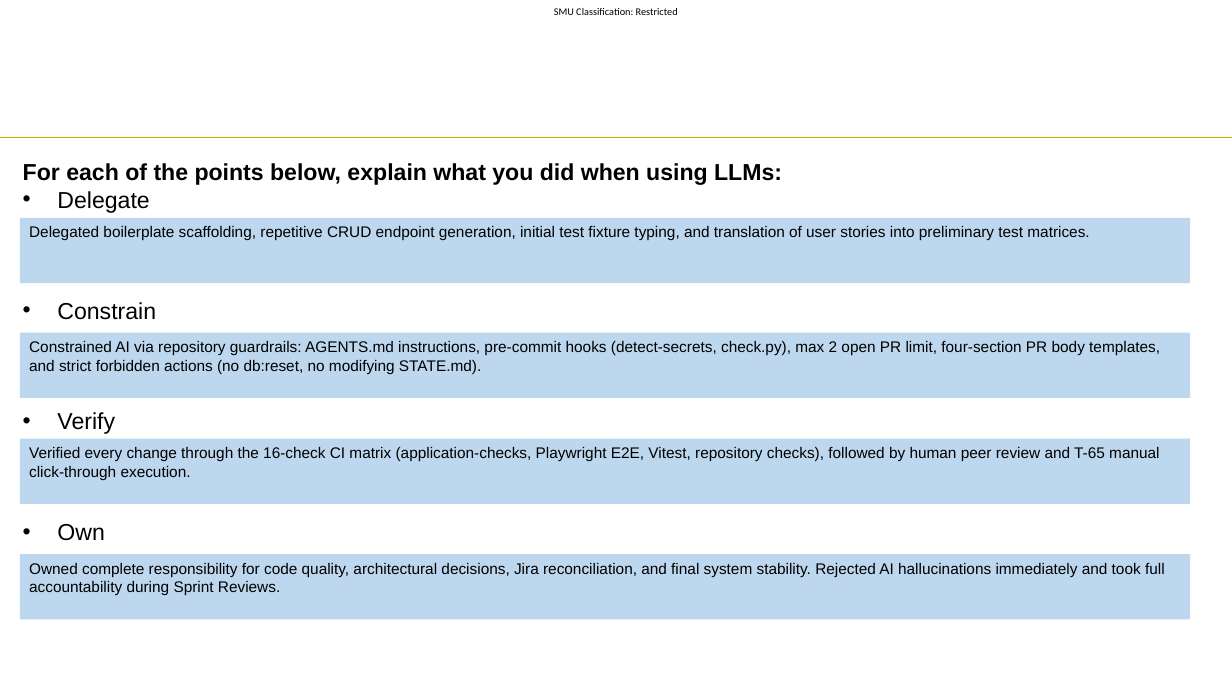
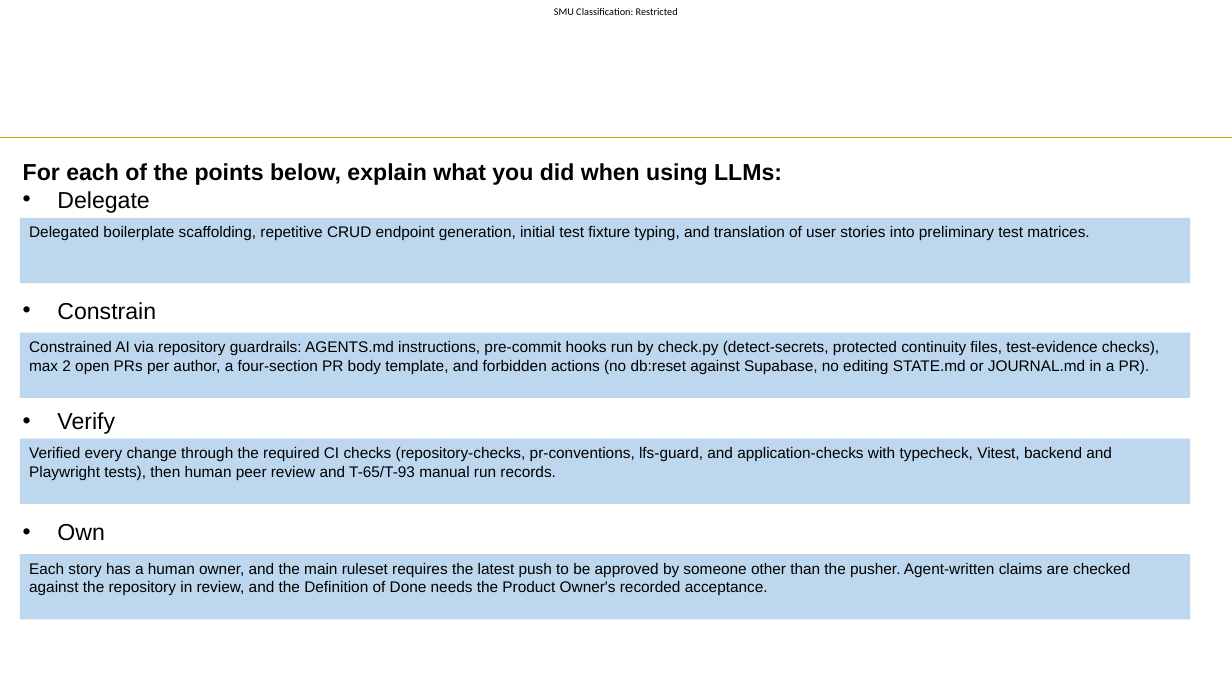
Before and after one commit to hongyime/sgConnectSphere2026, a slide deck: slide 8 of docs/slides/presentation/Week 11 Presentation.pptx. Drawn at 1232x693 pixels with LibreOffice and Linux fonts; fonts in the diff are those of the drawing; background and template pictures are left out. Boxes give left, top, right and bottom in pixels: in the first picture for what was removed or moved away, otherwise in the second. Text is boxed around its words. In the diff, an @@ line names an element or a change of style, - is before the commit and + after.

```diff
--- a/docs/slides/presentation/Week 11 Presentation.pptx
+++ b/docs/slides/presentation/Week 11 Presentation.pptx
@@ text in rectangle at bbox=[29, 341, 1159, 374]: text changed @@
-Constrained AI via repository guardrails: AGENTS.md instructions, pre-commit hooks (detect-secrets, check.py), max 2 open PR limit, four-section PR body templates, and strict forbidden actions (no db:reset, no modifying STATE.md).
+Constrained AI via repository guardrails: AGENTS.md instructions, pre-commit hooks run by check.py (detect-secrets, protected continuity files, test-evidence checks), max 2 open PRs per author, a four-section PR body template, and forbidden actions (no db:reset against Supabase, no editing STATE.md or JOURNAL.md in a PR).
@@ text in rectangle at bbox=[29, 447, 1112, 480]: text changed @@
-Verified every change through the 16-check CI matrix (application-checks, Playwright E2E, Vitest, repository checks), followed by human peer review and T-65 manual click-through execution.
+Verified every change through the required CI checks (repository-checks, pr-conventions, lfs-guard, and application-checks with typecheck, Vitest, backend and Playwright tests), then human peer review and T-65/T-93 manual run records.
@@ text in rectangle at bbox=[29, 563, 1130, 595]: text changed @@
-Owned complete responsibility for code quality, architectural decisions, Jira reconciliation, and final system stability. Rejected AI hallucinations immediately and took full accountability during Sprint Reviews.
+Each story has a human owner, and the main ruleset requires the latest push to be approved by someone other than the pusher. Agent-written claims are checked against the repository in review, and the Definition of Done needs the Product Owner's recorded acceptance.
```
Also in this commit, not shown: 11 other slides changed, 1 other file.
